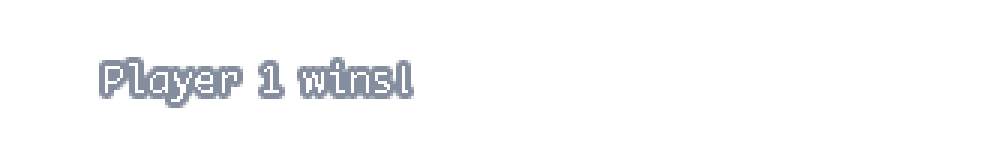
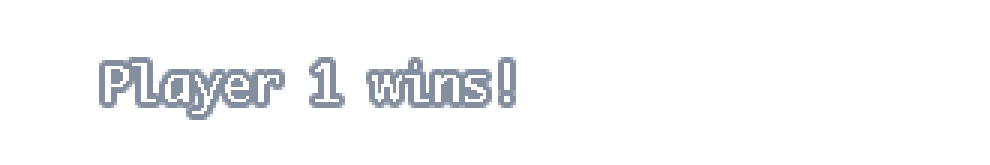
Layers edited between the first and the second 990 x 165 image:
painted on "Player 1 wins!" over [105, 63, 510, 114]
